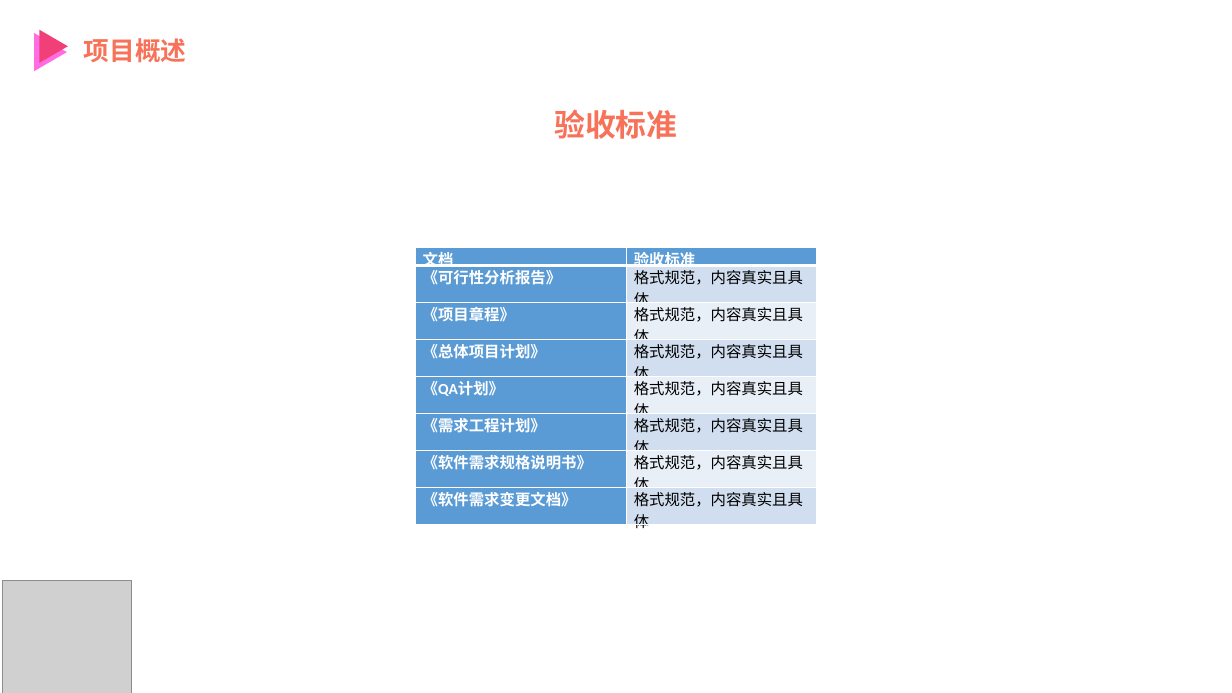
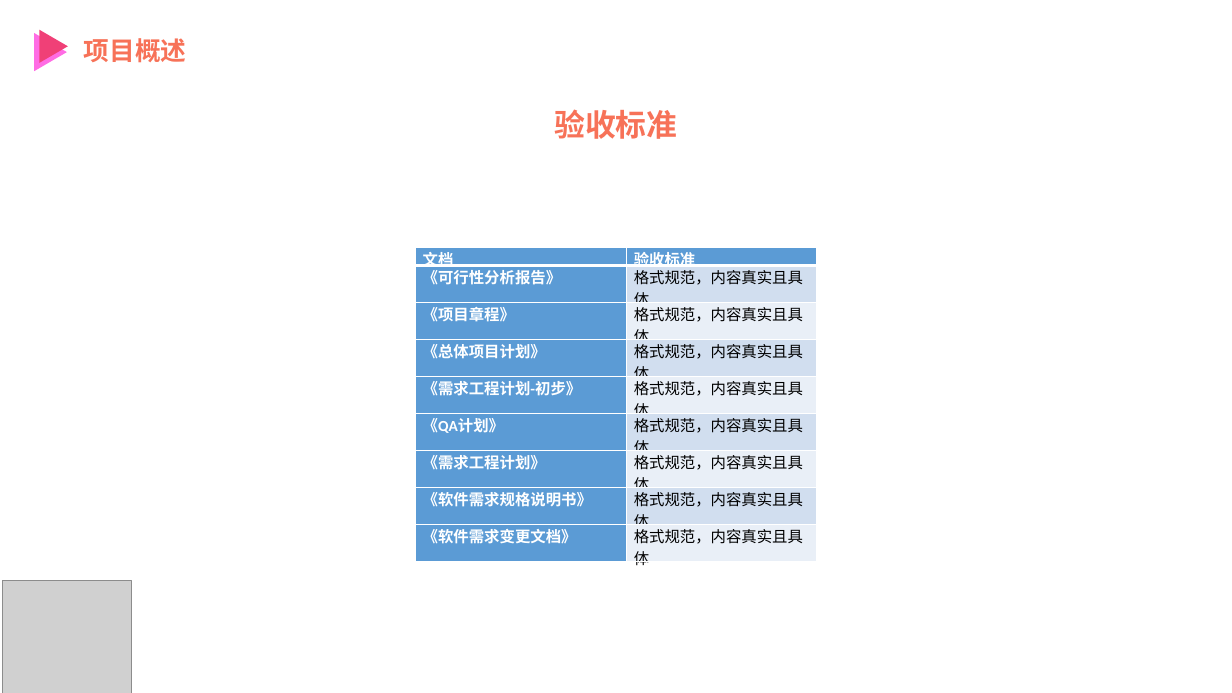
Before and after one commit to PRD2018-G12/Education-Assistant-System, a slide deck: slide 15 of 受控文档/计划/需求工程计划PPT.pptx. Drawn at 1232x693 pixels with LibreOffice and Linux fonts; fonts in the diff are those of the drawing; grey boxes stand for pictures. Boxes give left, top, right and bottom in pixels: in the first picture for what was removed or moved away, otherwise in the second. Text is boxed around its words. In the diff, an @@ line names an element or a change of style, - is before the commit and + after.

Commit message:
第九周更新
更新项目计划相关文档

```diff
--- a/受控文档/计划/需求工程计划PPT.pptx
+++ b/受控文档/计划/需求工程计划PPT.pptx
@@ table at (416, 248, 816, 569) @@
+row 5: 《需求工程计划-初步》 | 格式规范，内容真实且具体
```
Also in this commit, not shown: 10 other slides changed, 1 slide removed, 4 other files.
